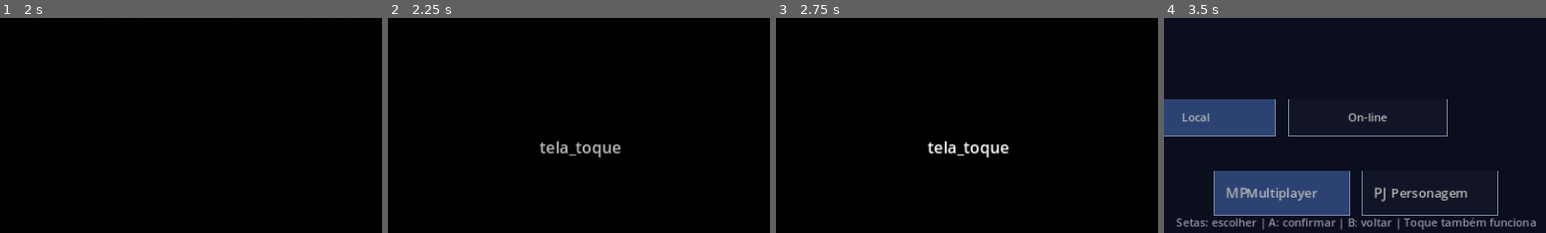
Above: before the commit, frames 1-4 (left to right).
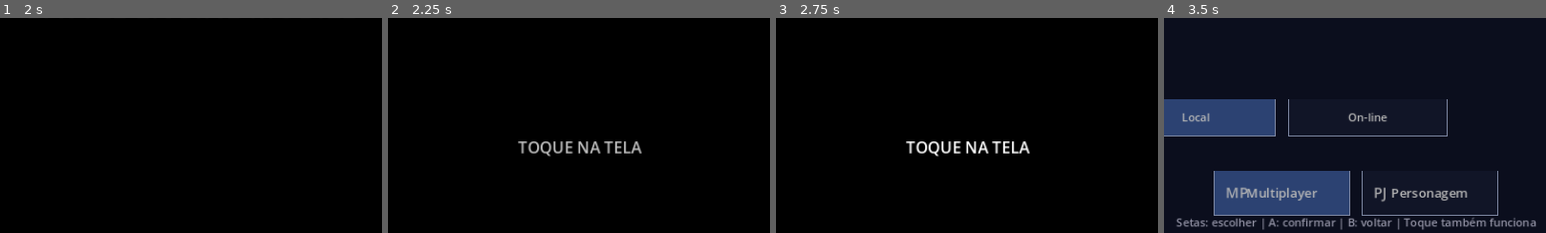
Above: after the commit, the same moments.

Repository: souza60029-wq/project-ember
Game: Godot game, scene res://engine/inicio/Abertura.tscn
Two runs of this game, one before a commit and one after it. Both use one fixed random seed, a clock stepped at 60 frames per second and the inputs below.
Inputs (mouse positions are % of the whole screen's width and height, from its top left):
- Up to frame 1 (2 s): move the mouse to (72, 45) at 0.52 s; click (72, 45) at 0.67 s; drag from (30, 55) to (45, 70) at 1.27 s
- Up to frame 2 (2.25 s): tap Enter at 2 s; move the mouse to (60, 28) at 2.02 s; click (60, 28) at 2.17 s
- Up to frame 3 (2.75 s): no input
- Up to frame 4 (3.5 s): tap Space at 2.75 s; drag from (45, 70) to (20, 35) at 2.77 s
The pictures show only the part of the screen within x 25-75%, y 50-100%; the shares and areas given below are measured in that part.

Frame 1 is identical in both runs. In frame 2, 1.2% of the frame differs, in the area x 34-67%, y 57-65%; in frame 3, 1.3%; in frame 4, nothing differs.

Commit message:
Update Textos.gd

Diff:
--- a/engine/config/Textos.gd
+++ b/engine/config/Textos.gd
@@ -1,6 +1,6 @@
 extends Node
 
-# Textos do motor: menu, configurações e botões fixos.
+# Textos do motor: menu, configurações, título e botões fixos.
 # Cada chave tem português (pt) e inglês (en).
 
 const TABELA := {
@@ -10,6 +10,7 @@
 	"mp_local": {"pt": "Local", "en": "Local"},
 	"mp_online": {"pt": "On-line", "en": "Online"},
 	"sub_arcade": {"pt": "Arcade", "en": "Arcade"},
+	"sub_classico": {"pt": "Clássico", "en": "Classic"},
 	"sub_historia": {"pt": "História", "en": "Story"},
 	"sub_treino": {"pt": "Treino", "en": "Training"},
 	"sub_criar": {"pt": "Criar personagem", "en": "Create character"},
@@ -27,6 +28,8 @@
 	"modo_ativo": {"pt": "Modo ativo", "en": "Active mode"},
 	"idioma_pt": {"pt": "Português", "en": "Português"},
 	"idioma_en": {"pt": "English", "en": "English"},
+	"tela_toque": {"pt": "TOQUE NA TELA", "en": "TOUCH THE SCREEN"},
+	"tela_start": {"pt": "APERTE START", "en": "PRESS START"},
 	"voltar": {"pt": "Voltar", "en": "Back"},
 	"em_breve": {"pt": "Em breve", "en": "Coming soon"},
 	"menu_luta": {"pt": "MENU", "en": "MENU"},
